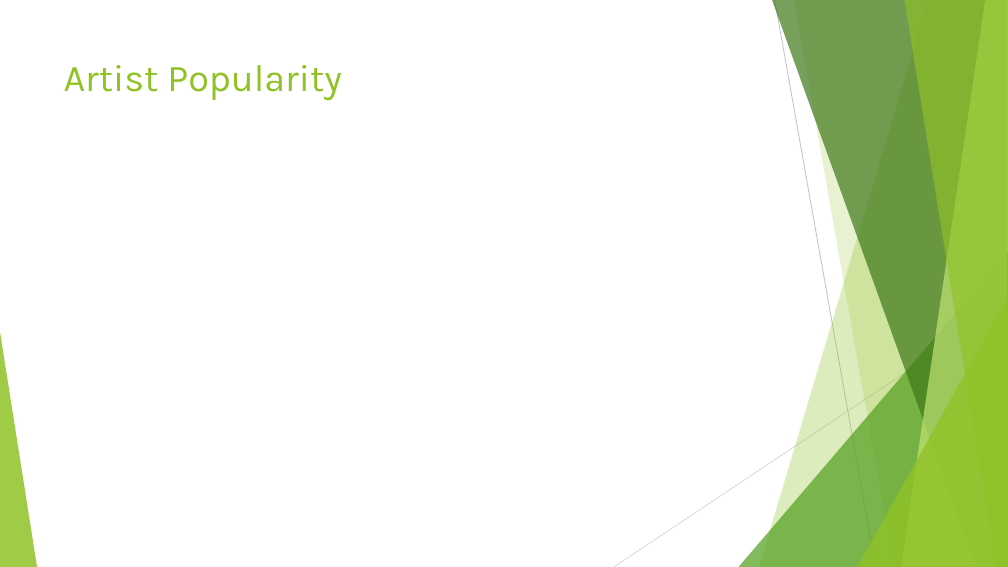
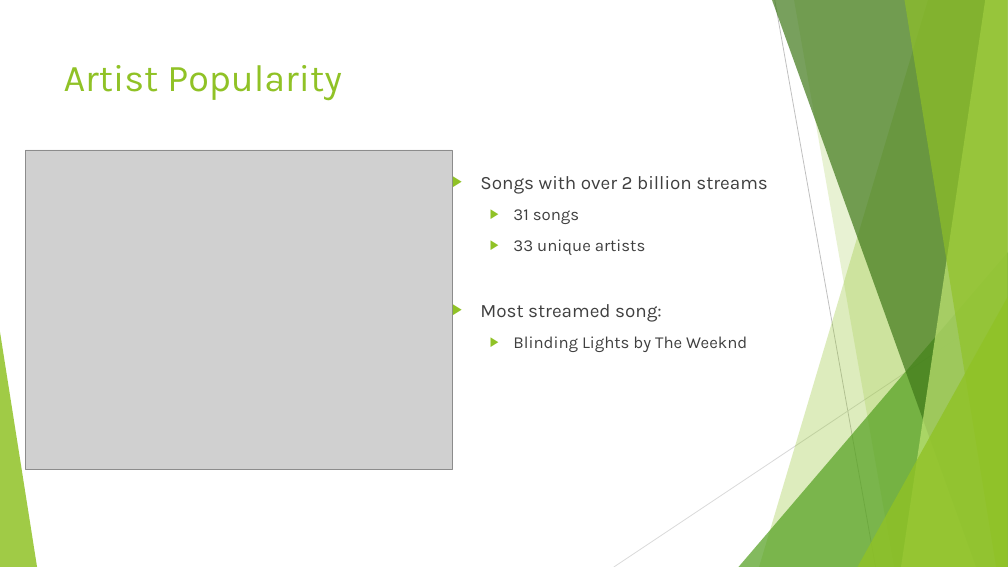
Before and after one commit to d6kramer/project-1-group-08, a slide deck: slide 5 of Project_1_Spotify_2023_Analysis.pptx (slide 3 before the commit). Drawn at 1008x567 pixels with LibreOffice and Linux fonts; fonts in the diff are those of the drawing; grey boxes stand for pictures. Boxes give left, top, right and bottom in pixels: in the first picture for what was removed or moved away, otherwise in the second. Text is boxed around its words. In the diff, an @@ line names an element or a change of style, - is before the commit and + after.

```diff
--- a/Project_1_Spotify_2023_Analysis.pptx
+++ b/Project_1_Spotify_2023_Analysis.pptx
@@ picture added at <box>26,150,452,470</box> @@
@@ text added at <box>480,176,768,352</box>, 16 pt, text #404040 @@
+▶ Songs with over 2 billion streams
+  ▶ 31 songs
+  ▶ 33 unique artists
+▶ Most streamed song:
+  ▶ Blinding Lights by The Weeknd
```
Also in this commit, not shown: 5 slides added, 3 other files.
